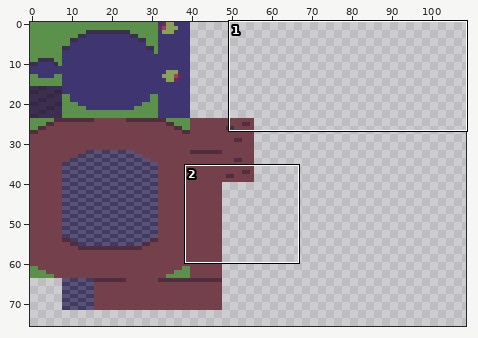
File history of a sprite sheet, Assets/Game/Tileset/ground.png. Above: a wide view before the commit, with the close-up outlined.
Close-up. First the earlier version:
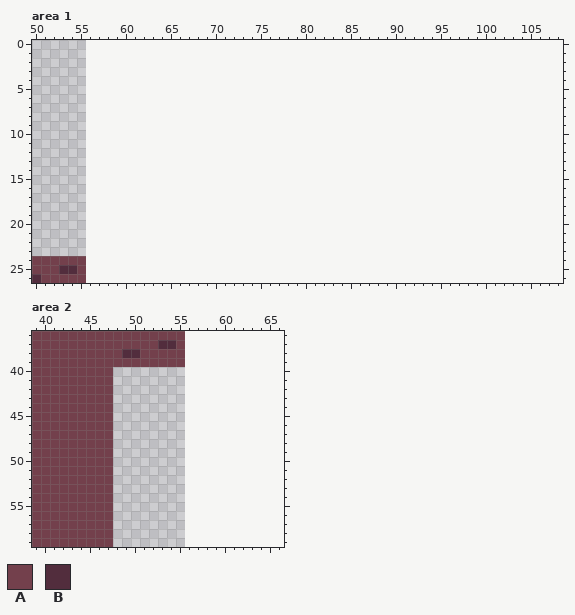
The file is 56x72 pixels. Shown: area 1: x 50..108, y 0..26; area 2: x 39..66, y 36..59. The old version is drawn lined up with the new one, on the new canvas. The wide view leaves out empty margins.
Palette (. is transparent): A #73404c  B #522d3d
Pixels before, area 1, first column x 50:
24 AAAAAA
25 AAABBA
26 BAAAAA
Pixels before, area 2, first column x 39:
36 AAAAAAAAAAAAAAAAA
37 AAAAAAAAAAAAAABBA
38 AAAAAAAAAABBAAAAA
39 AAAAAAAAAAAAAAAAA
40 AAAAAAAAA........
41 AAAAAAAAA........
42 AAAAAAAAA........
43 AAAAAAAAA........
44 AAAAAAAAA........
45 AAAAAAAAA........
46 AAAAAAAAA........
47 AAAAAAAAA........
48 AAAAAAAAA........
49 AAAAAAAAA........
50 AAAAAAAAA........
51 AAAAAAAAA........
52 AAAAAAAAA........
53 AAAAAAAAA........
54 AAAAAAAAA........
55 AAAAAAAAA........
56 AAAAAAAAA........
57 AAAAAAAAA........
58 AAAAAAAAA........
59 AAAAAAAAA........
After:
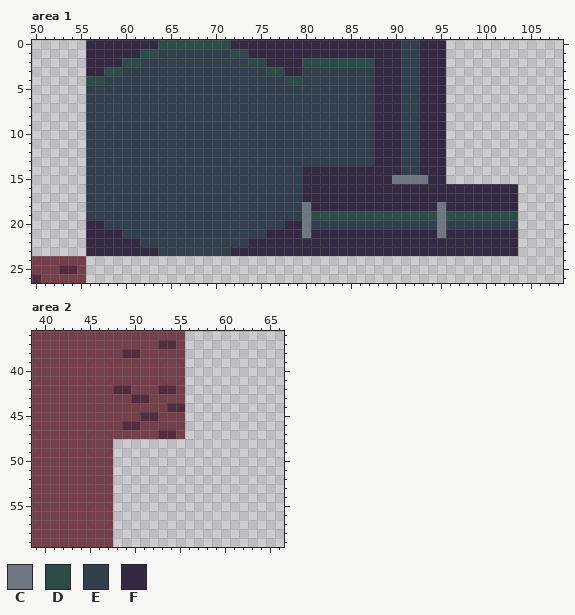
Colours new in this view: C #6d7883  D #2c4c47  E #323f4d  F #342842
Diff:
canvas 56x72 -> 120x120
Changed rows in their new state; - is an unchanged pixel.
Area 1:
first column x 56:
 0 FFFFFFFFDDDDDDDDFFFFFFFFFFFFFFFFFFFEEFFF--------
 1 FFFFFFDDEEEEEEEEDDFFFFFFFFFFFFFFFFFEEFFF--------
 2 FFFFDDEEEEEEEEEEEEDDFFFFDDDDDDDDFFFEEFFF--------
 3 FFDDEEEEEEEEEEEEEEEEDDFFEEEEEEEEFFFEEFFF--------
 4 DDEEEEEEEEEEEEEEEEEEEEDDEEEEEEEEFFFEEFFF--------
 5 EEEEEEEEEEEEEEEEEEEEEEEEEEEEEEEEFFFEEFFF--------
 6 EEEEEEEEEEEEEEEEEEEEEEEEEEEEEEEEFFFEEFFF--------
 7 EEEEEEEEEEEEEEEEEEEEEEEEEEEEEEEEFFFEEFFF--------
 8 EEEEEEEEEEEEEEEEEEEEEEEEEEEEEEEEFFFEEFFF--------
 9 EEEEEEEEEEEEEEEEEEEEEEEEEEEEEEEEFFFEEFFF--------
10 EEEEEEEEEEEEEEEEEEEEEEEEEEEEEEEEFFFEEFFF--------
11 EEEEEEEEEEEEEEEEEEEEEEEEEEEEEEEEFFFEEFFF--------
12 EEEEEEEEEEEEEEEEEEEEEEEEEEEEEEEEFFFEEFFF--------
13 EEEEEEEEEEEEEEEEEEEEEEEEEEEEEEEEFFFEEFFF--------
14 EEEEEEEEEEEEEEEEEEEEEEEEFFFFFFFFFFFEEFFF--------
15 EEEEEEEEEEEEEEEEEEEEEEEEFFFFFFFFFFCCCCFF--------
16 EEEEEEEEEEEEEEEEEEEEEEEEFFFFFFFFFFFFFFFFFFFFFFFF
17 EEEEEEEEEEEEEEEEEEEEEEEEFFFFFFFFFFFFFFFFFFFFFFFF
18 EEEEEEEEEEEEEEEEEEEEEEEECFFFFFFFFFFFFFFCFFFFFFFF
19 EEEEEEEEEEEEEEEEEEEEEEEECDDDDDDDDDDDDDDCDDDDDDDD
20 FFEEEEEEEEEEEEEEEEEEEEFFCEEEEEEEEEEEEEECEEEEEEEE
21 FFFFEEEEEEEEEEEEEEEEFFFFCFFFFFFFFFFFFFFCFFFFFFFF
22 FFFFFFEEEEEEEEEEEEFFFFFFFFFFFFFFFFFFFFFFFFFFFFFF
23 FFFFFFFFEEEEEEEEFFFFFFFFFFFFFFFFFFFFFFFFFFFFFFFF
Area 2:
first column x 48:
40 AAAAAAAA
41 AAAAAAAA
42 BBAAABBA
43 AABBAAAA
44 AAAAAABB
45 AAABBAAA
46 ABBAAAAA
47 AAAAABBA
Changed places in both close-ups, as pixel boxes (x1, y1, x2, y2):
added: (86, 40, 518, 256)
added: (113, 367, 185, 439)
